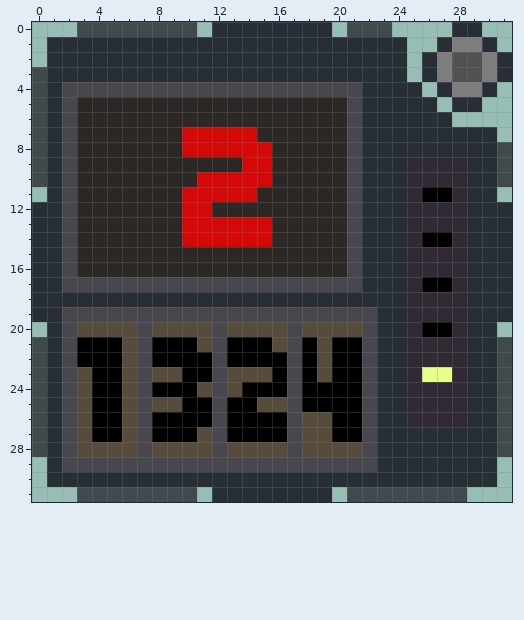
Pixel-art sprite -- Icons/Binary Memory.png. Above, as it was before the edit.
The file is 32x32 pixels. Colours within 5 levels of each other are drawn and written as one.
Now the later version:
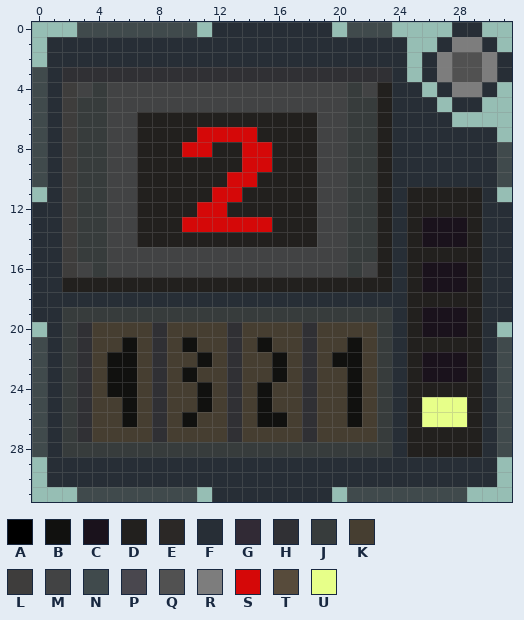
Palette (. is transparent): A #000000  B #11110f  C #1a121c  D #22201e  E #2b2826  F #272e36  G #312a35  H #303034  J #373c3c  K #463e31  L #3e3d3c  M #424344  N #404a4c  P #49474e  Q #515151  R #7d7d7d  S #d50808  T #574b3b  U #e7ff89
Difference:
y 3: x 2..23 FFFFFFFFFFFFFFFFFFFFFF -> HHHHHHHHHHHHHHHHHHHHHH
y 4: x 2..23 PPPPPPPPPPPPPPPPPPPPFF -> LMJMMMMMMMMMMMMMMMMJMD
y 5: x 2..23 PEEEEEEEEEEEEEEEEEEPFF -> LJJMMMMMMMMMMMMMMMMJJD
y 6: x 2..23 PEEEEEEEEEEEEEEEEEEPFF -> LJJMMDDDDDDDDDDDDMMJJD
y 7: x 2..10 PEEEEEEES -> LJJMMDDDD; x 15..23 EEEEEEPFF -> DDDDMMJJD
y 8: x 2..9 PEEEEEEE -> LJJMMDDD; x 12..13 SS -> DD; x 16..23 EEEEEPFF -> DDDMMJJD
y 9: x 2..13 PEEEEEEEEEEE -> LJJMMDDDDDDD; x 16..23 EEEEEPFF -> DDDMMJJD; x 25..28 GGGG -> FFFF
y 10: x 2..12 PEEEEEEEESS -> LJJMMDDDDDD; x 15..23 SEEEEEPFF -> DDDDMMJJD; x 25..28 GGGG -> FFFF
y 11: x 2..11 PEEEEEEESS -> LJJMMDDDDD; x 14..23 SEEEEEEPFF -> DDDDDMMJJD; x 25..29 GAAGF -> DDDDD
y 12: x 2..10 PEEEEEEES -> LJJMMDDDD; x 12..23 EEEEEEEEEPFF -> SDDDDDDMMJJD; x 25..29 GGGGF -> DDDDD
y 13: x 2..9 PEEEEEEE -> LJJMMDDD; x 16..23 EEEEEPFF -> DDDMMJJD; x 25..29 GGGGF -> DCCCD
y 14: x 2..23 PEEEEEEESSSSSSEEEEEPFF -> LJJMMDDDDDDDDDDDDMMJJD; x 25..29 GAAGF -> DCCCD
y 15: x 2..23 PEEEEEEEEEEEEEEEEEEPFF -> LJJMMMMMMMMMMMMMMMMJJD; x 25..29 GGGGF -> DDDDD
y 16: x 2..23 PEEEEEEEEEEEEEEEEEEPFF -> LMJMMMMMMMMMMMMMMMMJMD; x 25..29 GGGGF -> DCCCD
y 17: x 2..23 PPPPPPPPPPPPPPPPPPPPFF -> DDDDDDDDDDDDDDDDDDDDDD; x 25..29 GAAGF -> DCCCD
y 18: x 25..29 GGGGF -> DDDDD
y 19: x 2..23 PPPPPPPPPPPPPPPPPPPPPF -> JJJJJJJJJJJJJJJJJJJJJJ; x 25..29 GGGGF -> DCCCD
y 20: x 2..23 PTTTTPTTTTPTTTTPTTTTPF -> JHKKKKHKKKKHKKKKHKKKKJ; x 25..29 GAAGF -> DCCCD
y 21: x 2..23 PAAATPAAATPAAATPATAAPF -> JHKKBKHKBKKHKBKKHKKBKJ; x 25..29 GGGGF -> DDDDD
y 22: x 2..23 PAAATPAAAAPAAAAPATAAPF -> JHKBBKHKKBKHKKBKHKBBKJ; x 25..29 GGGGF -> DCCCD
y 23: x 2..23 PTAATPTTAAPTTTAPATAAPF -> JHKBBKHKBKKHKKBKHKKBKJ; x 25..29 GUUGF -> DCCCD
y 24: x 2..23 PTAATPAAATPTAAAPAAAAPF -> JHKBBKHKKBKHKBKKHKKBKJ; x 25..29 GGGGF -> DDDDD
y 25: x 2..23 PTAATPTTAAPAATTPAAAAPF -> JHKKBKHKKBKHKBKKHKKBKJ; x 25..29 GGGGF -> DUUUD
y 26: x 2..23 PTAATPAAAAPAAAAPTTAAPF -> JHKKBKHKBKKHKBBKHKKBKJ; x 25..29 GGGGF -> DUUUD
y 27: x 2..23 PTAATPAAATPAAAAPTTAAPF -> JHKKKKHKKKKHKKKKHKKKKJ; x 25..29 FFFFF -> DDDDD
y 28: x 2..23 PTTTTPTTTTPTTTTPTTTTPF -> JJJJJJJJJJJJJJJJJJJJJJ; x 25..29 FFFFF -> DDDDD
y 29: x 2..22 PPPPPPPPPPPPPPPPPPPPP -> FFFFFFFFFFFFFFFFFFFFF
Boxes around the changes in both pictures, in picture pixels (x1, y1, x2, y2):
changed: (62, 67, 482, 472)
